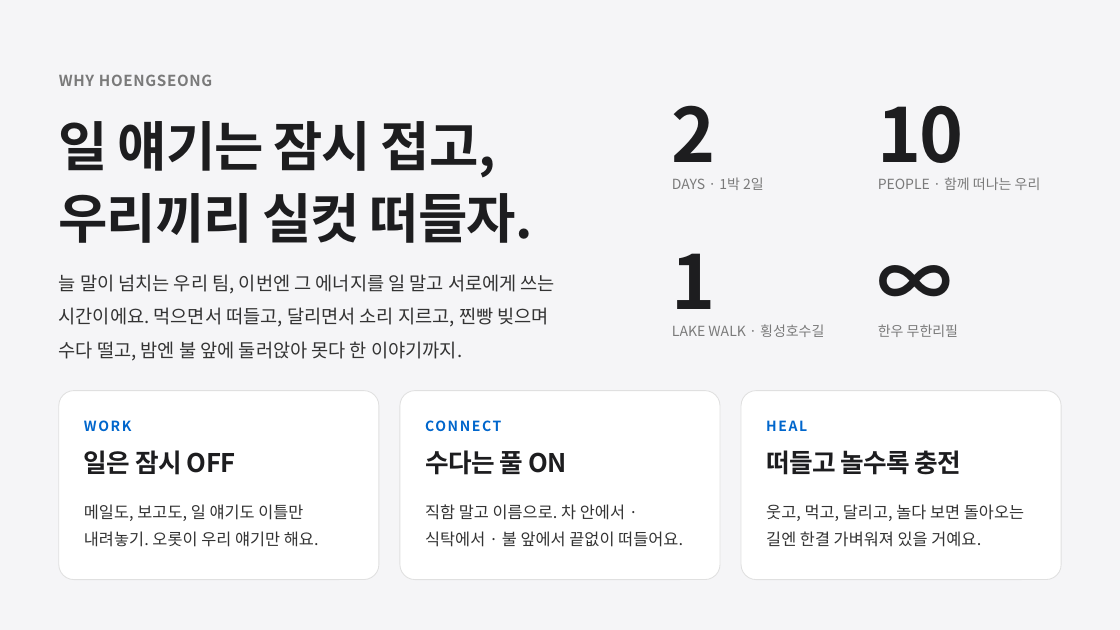
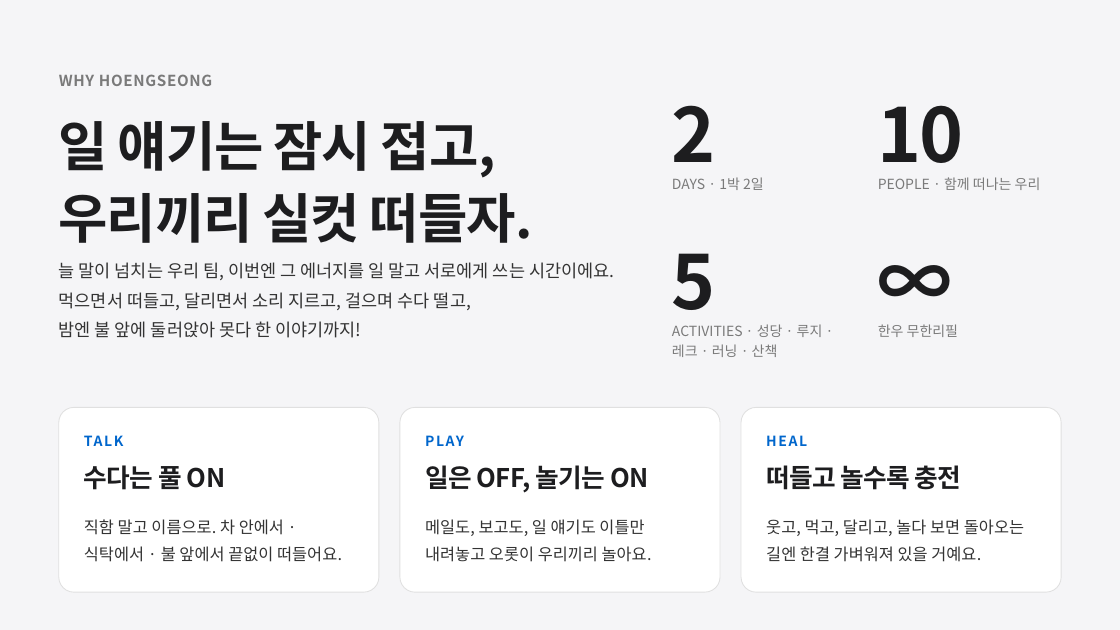
Before and after one commit to wvcsr/gipa-workshop-2026, a slide deck: slide 2 of 기파팀_하반기_워크샵_안내서.pptx. Drawn at 1120x630 pixels with LibreOffice and Linux fonts; fonts in the diff are those of the drawing. Boxes give left, top, right and bottom in pixels: in the first picture for what was removed or moved away, otherwise in the second. Text is boxed around its words. In the diff, an @@ line names an element or a change of style, - is before the commit and + after.

```diff
--- a/기파팀_하반기_워크샵_안내서.pptx
+++ b/기파팀_하반기_워크샵_안내서.pptx
@@ text at [59,262,615,338]: text changed; size 16 to 15 pt @@
-늘 말이 넘치는 우리 팀, 이번엔 그 에너지를 일 말고 서로에게 쓰는
-시간이에요. 먹으면서 떠들고, 달리면서 소리 지르고, 찐빵 빚으며
-수다 떨고, 밤엔 불 앞에 둘러앉아 못다 한 이야기까지.
+늘 말이 넘치는 우리 팀, 이번엔 그 에너지를 일 말고 서로에게 쓰는 시간이에요.
+먹으면서 떠들고, 달리면서 소리 지르고, 걸으며 수다 떨고,
+밤엔 불 앞에 둘러앉아 못다 한 이야기까지!
@@ text at [672,253,716,328]: text changed @@
-1
+5
@@ text at [672,324,823,357]: text changed @@
-LAKE WALK · 횡성호수길
+ACTIVITIES · 성당 · 루지 ·
+레크 · 러닝 · 산책
@@ rounded rectangle: place and size @@
-rounded rectangle at [59,391,379,580]
+rounded rectangle at [59,408,379,592]
@@ rounded rectangle: place and size @@
-rounded rectangle at [400,391,720,580]
+rounded rectangle at [400,408,720,592]
@@ proportions changed in 3 elements at [59,408,379,592], [400,408,720,592], [741,408,1061,592] @@
@@ rounded rectangle: place and size @@
-rounded rectangle at [741,391,1061,580]
+rounded rectangle at [741,408,1061,592]
@@ text at [84,420,131,431]: text changed @@
-WORK
+TALK
@@ text at [425,429,695,454]: text changed @@
-CONNECT
+PLAY
@@ text at [84,465,225,490]: text changed @@
-일은 잠시 OFF
+수다는 풀 ON
@@ text at [425,465,649,493]: text changed @@
-수다는 풀 ON
+일은 OFF, 놀기는 ON
@@ 3 texts: place and size @@
-3 texts at [766,420,1024,547]
+3 texts at [766,435,1024,562]
@@ text at [84,519,342,562]: text changed @@
-메일도, 보고도, 일 얘기도 이틀만
-내려놓기. 오롯이 우리 얘기만 해요.
+직함 말고 이름으로. 차 안에서 ·
+식탁에서 · 불 앞에서 끝없이 떠들어요.
@@ text at [425,519,652,562]: text changed @@
-직함 말고 이름으로. 차 안에서 ·
-식탁에서 · 불 앞에서 끝없이 떠들어요.
+메일도, 보고도, 일 얘기도 이틀만
+내려놓고 오롯이 우리끼리 놀아요.
```
Also in this commit, not shown: 7 other slides changed, 2 slides added, 2 slides removed, 6 other files.
